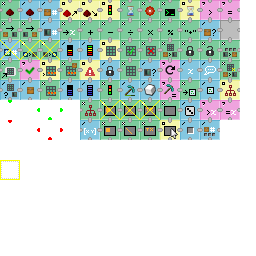
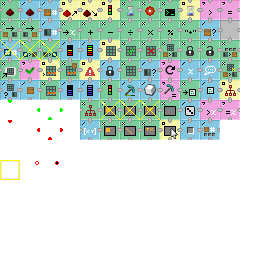
Before/after of a w=256, h=256 layered artwork. What changed in the layer stack:
painted on "icons.png" over [left=35, top=161, right=59, bottom=165]
